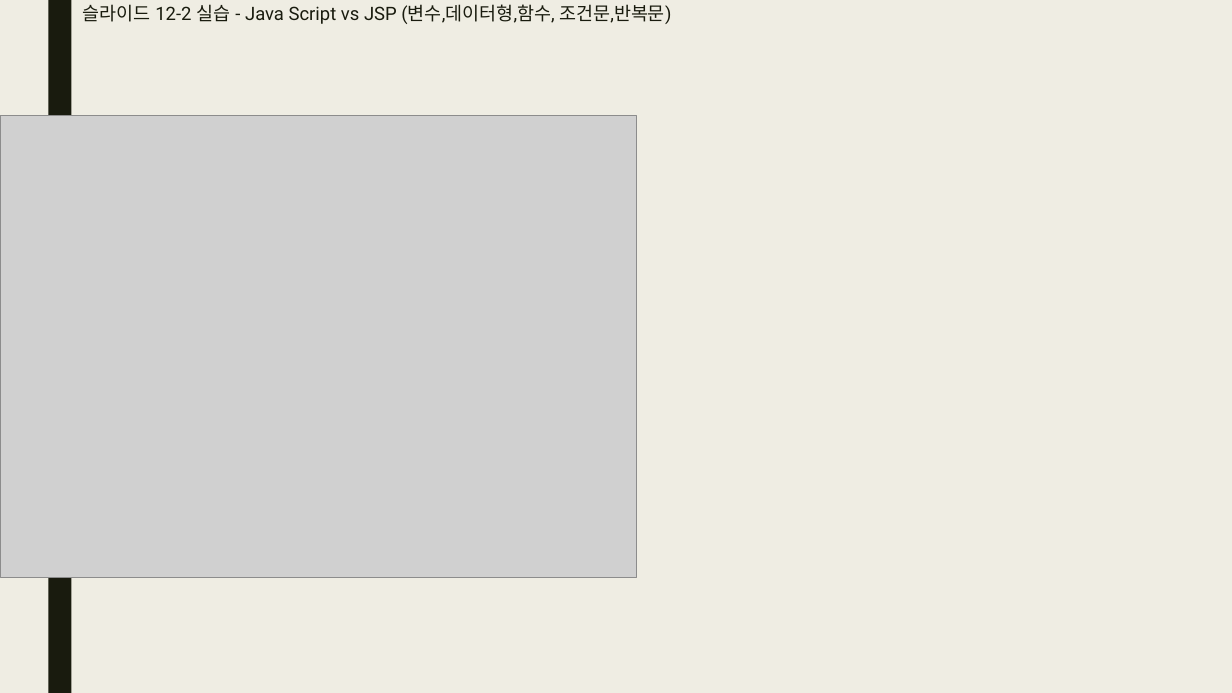
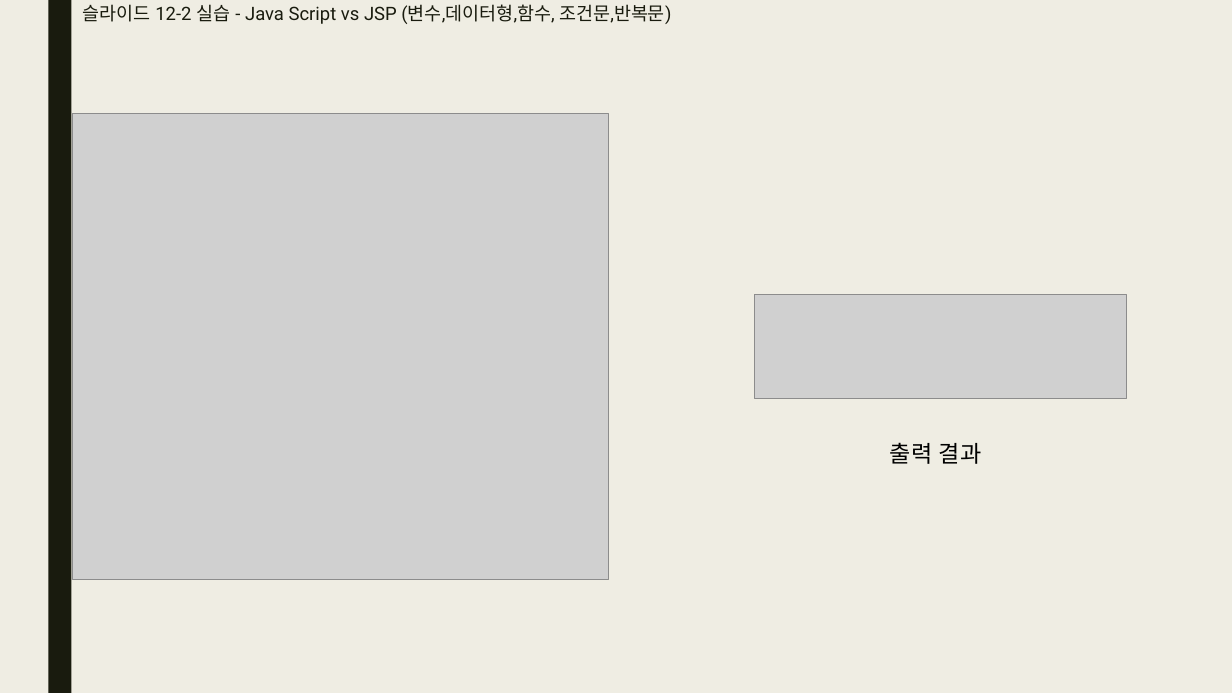
Before and after one commit to bino0130/politec-frontend, a slide deck: slide 5 of 기업업무 과제/기업업무 3강 과제(JSP) 남정현.pptx. Drawn at 1232x693 pixels with LibreOffice and Linux fonts; fonts in the diff are those of the drawing; grey boxes stand for pictures. Boxes give left, top, right and bottom in pixels: in the first picture for what was removed or moved away, otherwise in the second. Text is boxed around its words. In the diff, an @@ line names an element or a change of style, - is before the commit and + after.

```diff
--- a/기업업무 과제/기업업무 3강 과제(JSP) 남정현.pptx
+++ b/기업업무 과제/기업업무 3강 과제(JSP) 남정현.pptx
@@ picture: place and size @@
-picture at (0,116,637,578)
+picture at (73,113,608,579)
@@ picture added at (754,295,1127,399) @@
@@ text added at (890,442,982,464), 18 pt, text #000000 @@
+출력 결과
```
Also in this commit, not shown: 7 other slides changed, 1 slide removed, 16 other files.
